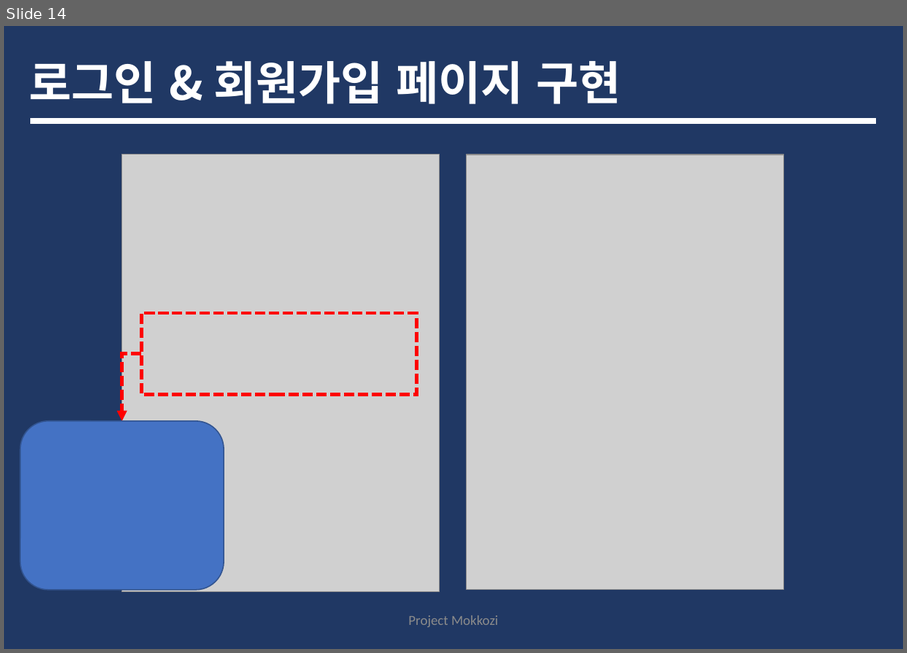
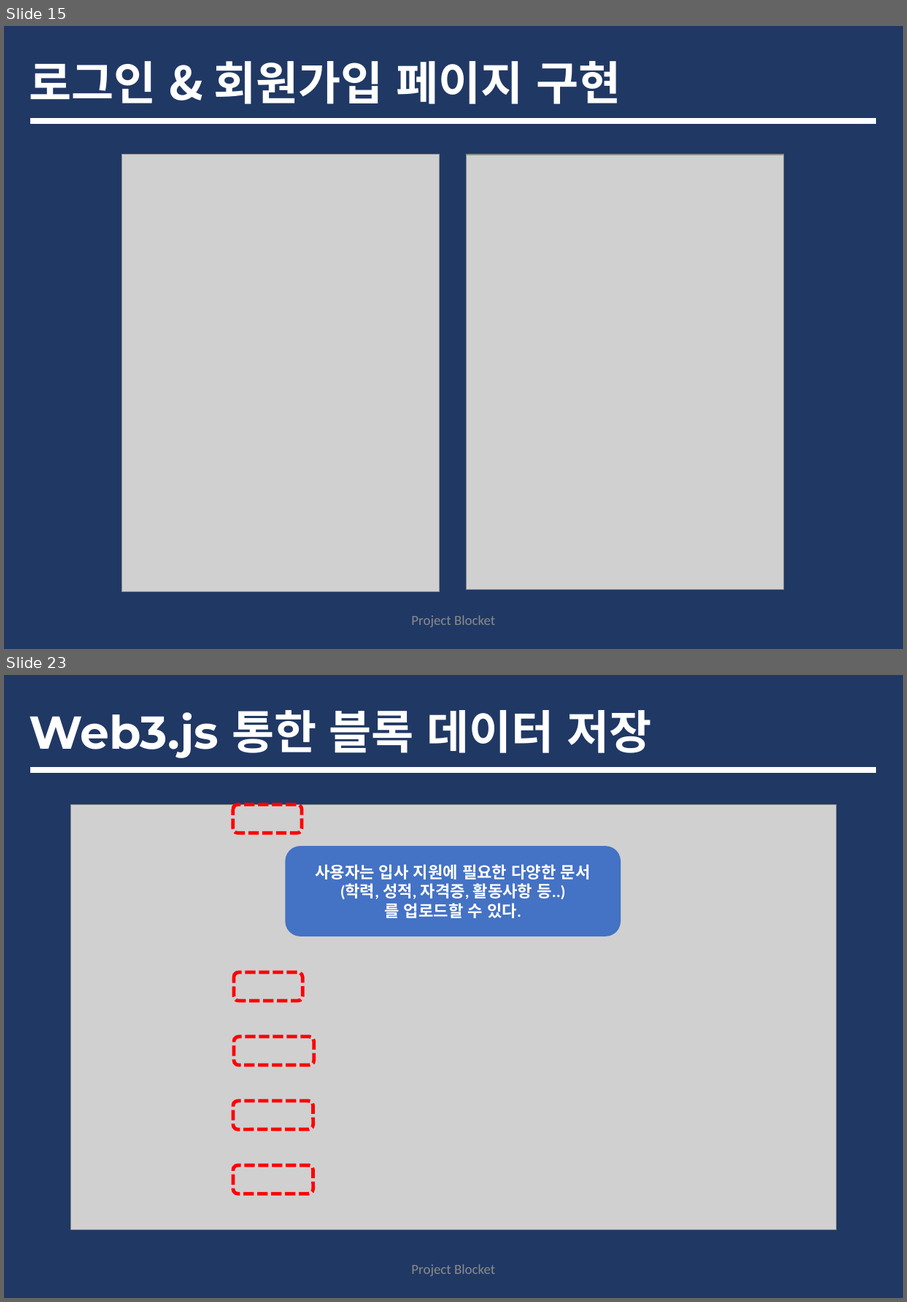
Before and after one commit to tofan0412/Algorithm, a slide deck: 취준/조웅현 포트폴리오.pptx. Shown one above the other, each under a label of ours: slide 14 before the commit, slides 15 and 23 after it; the slides between them are not shown. The pictures are 907x653 and 907x1302 pixels, drawn with LibreOffice and Linux fonts; fonts in the diff are those of the drawing; grey boxes stand for pictures. Boxes give left, top, right and bottom in pixels: in the first picture for what was removed or moved away, otherwise in the second. Text is boxed around its words. In the diff, an @@ line names an element or a change of style, - is before the commit and + after.

```diff
--- a/취준/조웅현 포트폴리오.pptx
+++ b/취준/조웅현 포트폴리오.pptx
@@ slide 23 added at (4, 675, 903, 1298), background #203864 @@
@@ title added at (30, 710, 652, 758), 40 pt, text #FFFFFF, bold @@
+Web3.js 통한 블록 데이터 저장
@@ line added from (33, 771) to (873, 771), #FFFFFF 5 pt @@
@@ picture added at (70, 804, 837, 1230) @@
@@ rounded rectangle added at (233, 804, 302, 833), outline #FF0000 3 pt dashed @@
@@ rounded rectangle added at (286, 846, 621, 936), fill #4472C4, 14 pt, text #FFFFFF, bold @@
+사용자는 입사 지원에 필요한 다양한 문서
+(학력, 성적, 자격증, 활동사항 등..)
+를 업로드할 수 있다.
@@ rounded rectangle added at (234, 972, 303, 1001), outline #FF0000 3 pt dashed @@
@@ rounded rectangle added at (234, 1036, 314, 1065), outline #FF0000 3 pt dashed @@
@@ rounded rectangle added at (233, 1101, 314, 1129), outline #FF0000 3 pt dashed @@
@@ rounded rectangle added at (233, 1165, 314, 1193), outline #FF0000 3 pt dashed @@
@@ text added at (411, 1264, 495, 1276), 12 pt, text #8C8C8C @@
+Project Blocket
@@ what was slide 14 is now slide 15 @@
@@ slide 15 changed as well @@
@@ rectangle removed at (142, 314, 416, 395) @@
@@ elbow arrow removed from (142, 354) to (122, 420) @@
@@ rounded rectangle removed at (21, 420, 224, 589) @@
@@ text at (411, 615, 495, 627): text changed @@
-Project Mokkozi
+Project Blocket
```
Also in this commit, not shown: 13 other slides changed, 12 other slides added.
